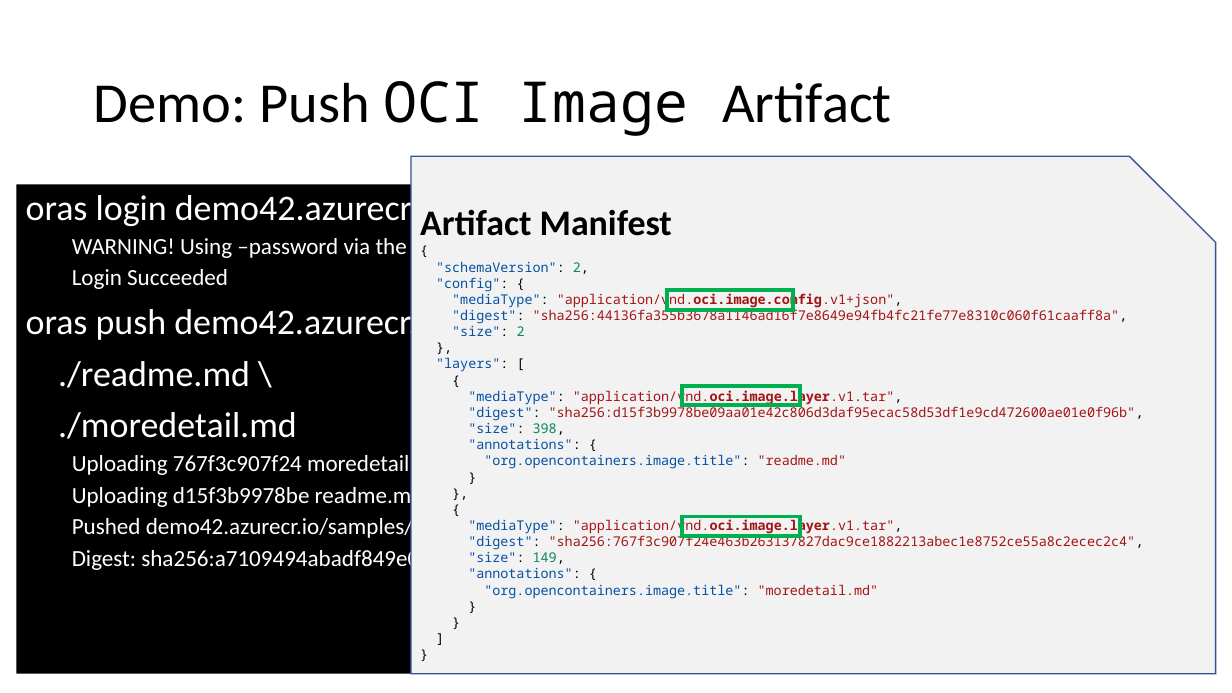
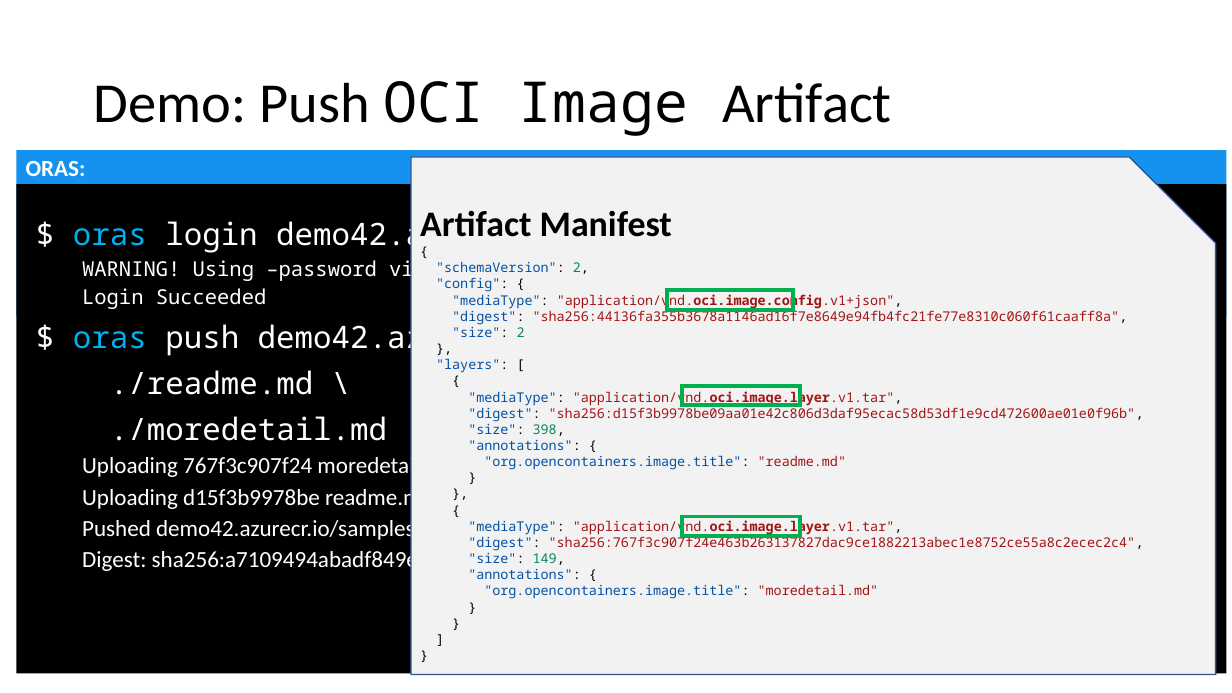
Before and after one commit to SteveLasker/Presentations, a slide deck: slide 25 of ACR/OCIArtifactRegistries.pptm (slide 20 before the commit). Drawn at 1232x693 pixels with LibreOffice and Linux fonts; fonts in the diff are those of the drawing. Boxes give left, top, right and bottom in pixels: in the first picture for what was removed or moved away, otherwise in the second. Text is boxed around its words. In the diff, an @@ line names an element or a change of style, - is before the commit and + after.

Commit message:
OCI artifact registry Rejekts deck updates

```diff
--- a/ACR/OCIArtifactRegistries.pptm
+++ b/ACR/OCIArtifactRegistries.pptm
@@ rounded rectangle added at (17,150,1227,315), fill #1592EF, 18 pt, text #FFFFFF, bold @@
+ORAS:
@@ rectangle added at (17,184,1227,674), fill #000000 @@
@@ text "$ oras login demo42.azurecr.io -u ...": place and size @@
-text "$ oras login demo42.azurecr.io -u ..." at (17,185,1080,675)
+text "$ oras login demo42.azurecr.io -u ..." at (73,217,1090,574)
@@ text "$ oras login demo42.azurecr.io -u ..." at (73,217,1090,574): fill #000000 to none @@
@@ text at (73,217,867,254): text changed; size 28 to 24 pt; font Calibri to Noto Sans Mono @@
-oras login demo42.azurecr.io -u $demo42user -p $demo42pwd
+$ oras login demo42.azurecr.io -u $demo42user -p $demo42pwd
@@ text at (82,256,684,441): size 18 to 16 pt in "WARNING! Using –password via the CLI is ...", "Login Succeeded"; font Calibri to Noto Sans Mono in "WARNING! Using –password via the CLI is ...", "Login Succeeded", "./readme.md \", "./moredetail.md"; size 28 to 24 pt in "./readme.md \", "./moredetail.md" @@
@@ text at (73,320,1090,357): text changed; size 28 to 24 pt; font Calibri to Noto Sans Mono @@
-oras push demo42.azurecr.io/samples/docs-in-markdown:v1 \
+$ oras push demo42.azurecr.io/samples/docs-in-markdown:v1 \
```
Also in this commit, not shown: 9 other slides changed, 7 slides added, 2 slides removed.
